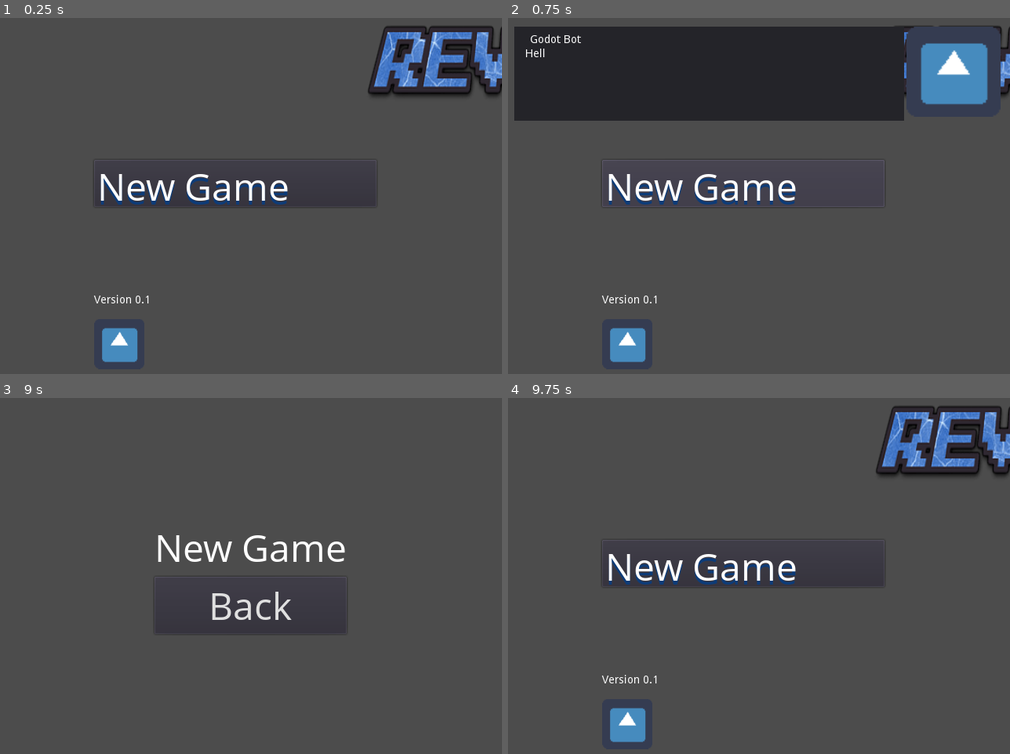
Above: before the commit, frames 1-4 (two rows, left to right).
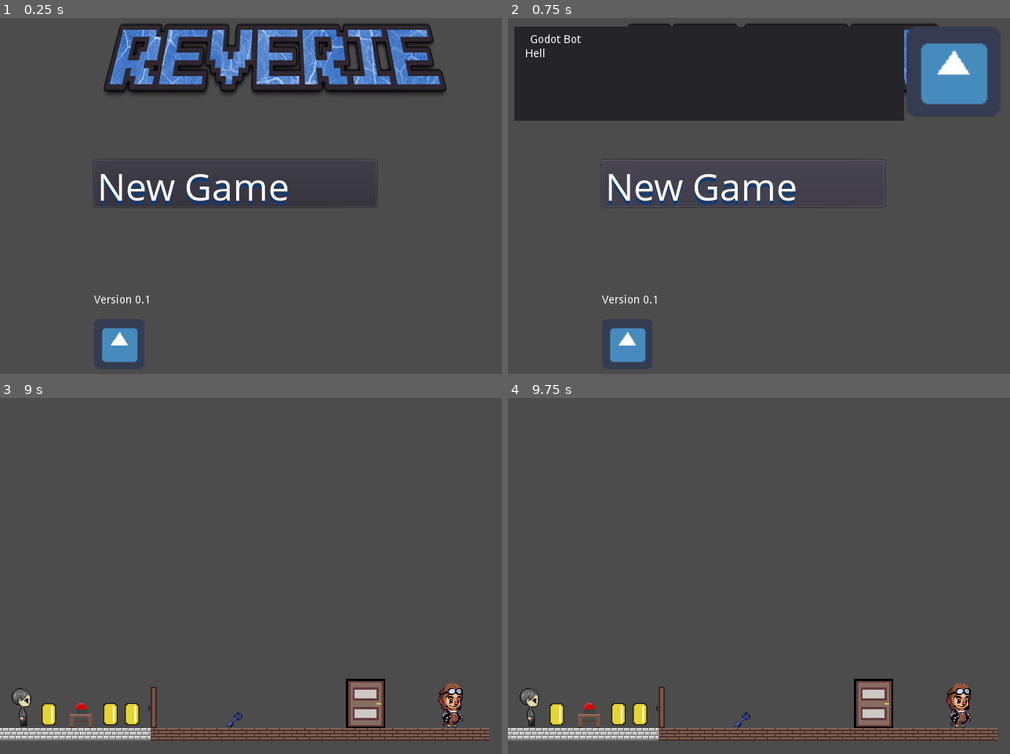
Above: after the commit, the same moments.

Repository: bkuon/Reverie
Game: Godot game, scene res://TitleScreen.tscn
The game is run twice, just before and just after one commit, with the same random seed, the same clock (stepped at 60 frames per second) and the same inputs. This scene is started directly instead of the project's main scene. The engine's default icon, where the game draws it, is replaced by a stand-in: a white triangle on a blue panel in a dark square.
Inputs (mouse positions are in pixels of both pictures, inside the frame that each line leads up to):
- Up to frame 1 (0.25 s): no input
- Up to frame 2 (0.75 s): click "New Game" at 0.5 s
- Up to frame 3 (9 s): tap Enter at 1.25, 2.75, 4.25 s; hold Right (ui_right) 1.28-2.78 s; tap A (enter_door) every 1.5 s from 1.35 to 7.35 s; tap Up (ui_up) at 1.52, 2.27, 3.77, 4.52, 5.27, 6.77, 7.52, 8.27 s; tap Space at 2, 3.5, 5 s; tap Z (interact) every 1.5 s from 2.1 to 8.1 s; hold Left (ui_left) 2.78-3.53 s; hold Right (ui_right) 3.53-5.03 s; hold Left (ui_left) 5.03-5.78 s; hold Right (ui_right) 5.78-6.53 s; hold Left (ui_left) 6.53-8.03 s; hold Right (ui_right) 8.03-8.75 s; click "New Game" at 8.75 s
- Up to frame 4 (9.75 s): click (759, 604) at 9.5 s, where only the run before the commit has a clickable "Back"

The runs differ from the first frame. In frame 1, 14% of the frame differs, in the area x 20-100%, y 1-23%; in frame 2, 0.9%; in frame 3, 6.7%; in frame 4, 12%.

Commit message:
Updated the TitleScreen and NewGameButton scenes to fire the updated world.

Diff:
--- a/TitleScreen.tscn
+++ b/TitleScreen.tscn
@@ -7,9 +7,7 @@
 [ext_resource path="res://icon.png" type="Texture" id=5]
 [ext_resource path="res://images/Picture1.png" type="Texture" id=6]
 
-
 [node name="TitleScreen" type="Control"]
-editor/display_folded = true
 anchor_right = 1.0
 anchor_bottom = 1.0
 script = ExtResource( 1 )
@@ -48,9 +46,9 @@
 
 [node name="ContinueButton" parent="Menu/CenterRow/Buttons" instance=ExtResource( 3 )]
 visible = false
-margin_top = 108.0
+margin_top = 148.0
 margin_right = 360.0
-margin_bottom = 168.0
+margin_bottom = 208.0
 flat = false
 
 [node name="OptionsButton" parent="Menu/CenterRow/Buttons" instance=ExtResource( 4 )]
@@ -86,6 +84,6 @@
 texture = ExtResource( 5 )
 
 [node name="Picture1" type="Sprite" parent="."]
-position = Vector2( 687.889, 68.3993 )
+position = Vector2( 350.889, 65.3993 )
 scale = Vector2( 1.11112, 1.40444 )
 texture = ExtResource( 6 )
--- a/buttons/NewGameButton.tscn
+++ b/buttons/NewGameButton.tscn
@@ -3,7 +3,7 @@
 [ext_resource path="res://buttons/MenuButton.tscn" type="PackedScene" id=1]
 
 [node name="NewGameButton" instance=ExtResource( 1 )]
-scene_to_load = "res://game/NewGame.tscn"
+scene_to_load = "res://world.tscn"
 
 [node name="Label" parent="." index="0"]
 margin_left = 3.87708
